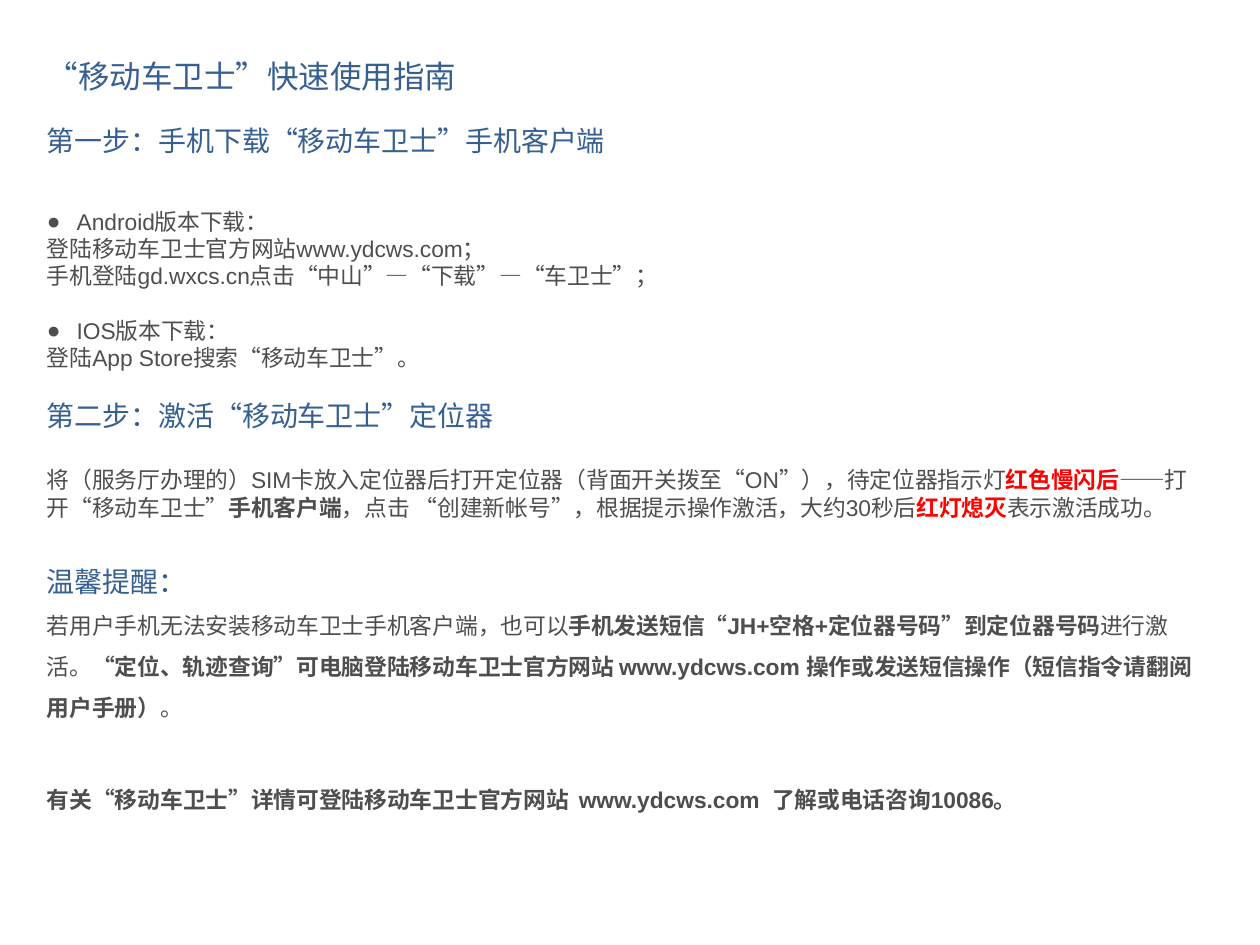
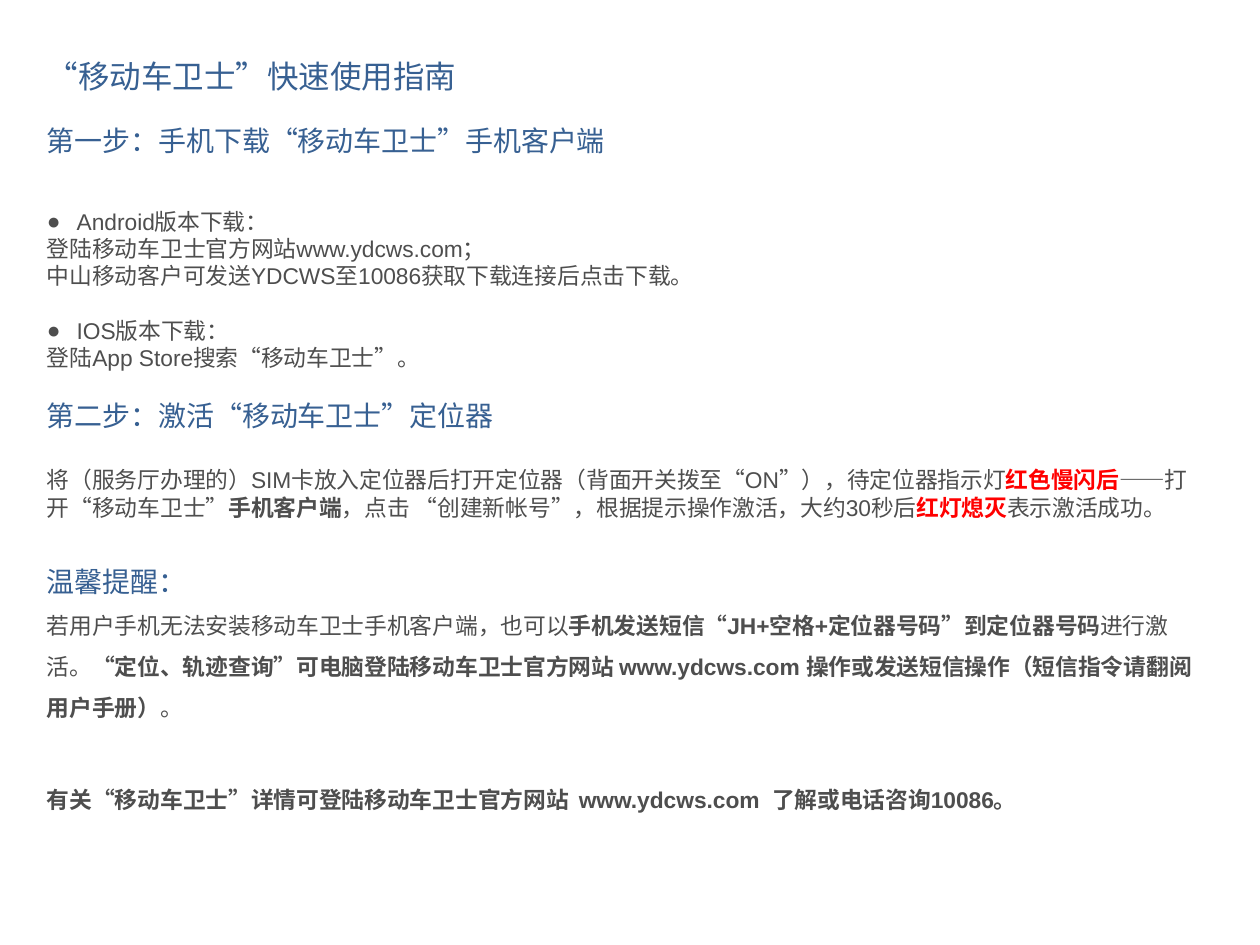
Before and after one commit to jcsy521/ydws, a slide deck: slide 2 of apps/uweb/static/download/移动车卫士使用手册.ppt. Drawn at 1260x945 pixels with LibreOffice and Linux fonts; fonts in the diff are those of the drawing. Boxes give left, top, right and bottom in pixels: in the first picture for what was removed or moved away, otherwise in the second. Text is boxed around its words. In the diff, an @@ line names an element or a change of style, - is before the commit and + after.

```diff
--- a/apps/uweb/static/download/移动车卫士使用手册.ppt
+++ b/apps/uweb/static/download/移动车卫士使用手册.ppt
@@ text at (47,265,694,286): text changed @@
-手机登陆gd.wxcs.cn点击“中山”—“下载”—“车卫士”；
+中山移动客户可发送YDCWS至10086获取下载连接后点击下载。
```
Also in this commit, not shown: 1 other slide changed, 1 slide added, 25 other files.
